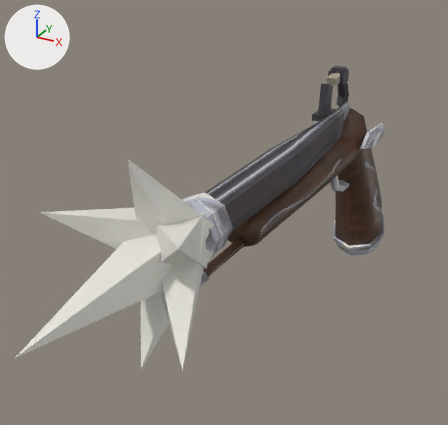
One commit to the glTF model design/proben/grafik/pistole-431/pistol.glb: the scene before it, then after it.
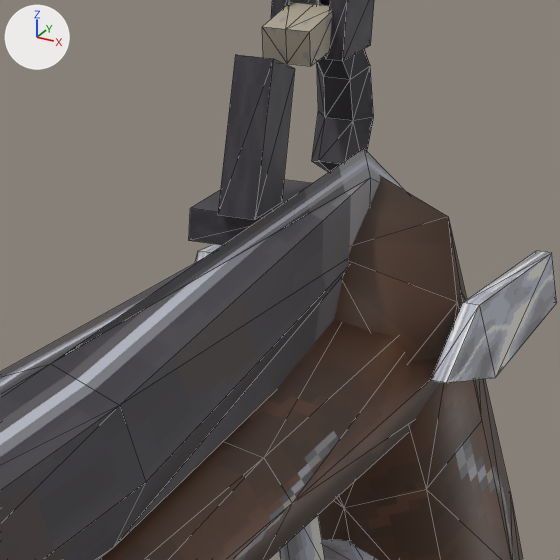
There are two pictures of each version: one whole from a 50 mm camera at (0.1538, -0.5236, 0.1497) aimed at (-0.0377, -0.1755, -0.0244), one close up on the part from 61% to 86% of the width and 17% to 43% of the height. Every picture has the same lights, and +X, +Y and +Z are marked at upper left. The first two pictures are the older version. The close-ups show mesh edges as thin lines. Vertices at exactly the same position are counted once.

Names of what the first close-up shows: 'barrel', 'cock', 'fittings', 'stock'.
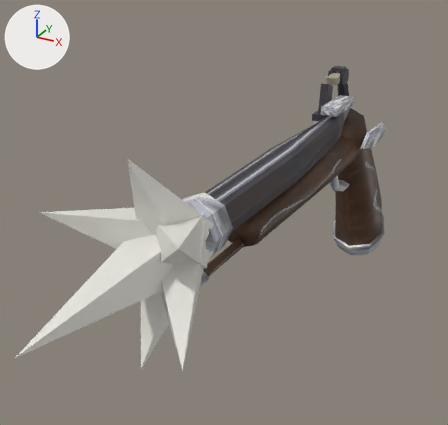
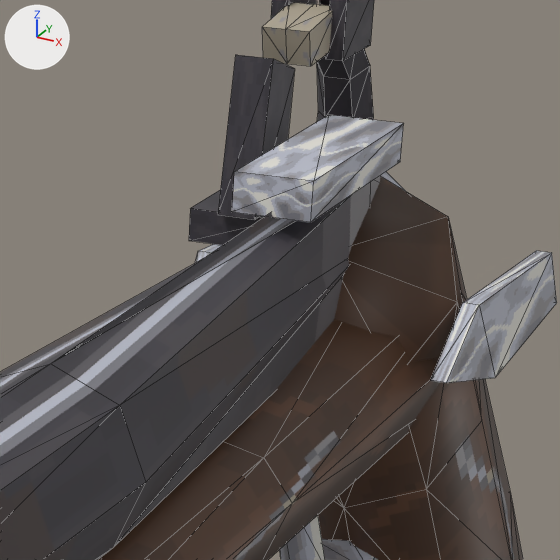
Changed parts and their boxes (x1, y1, x2, y2) in the close-ups (560 x 560 px):
```json
{"part": 1, "of": "me_fittings", "change": "added", "after": [232, 115, 404, 222]}
```

Edits to the scene script, one JSON object a line:
```json
{"block": "me_fittings", "where": "# used by ob_fittings; location = (0.0, 0.0, 0.0)"}
{"op": "remove", "block": "me_fittings", "code": "me_fittings.from_pydata(...)  # 121 vertices, 202 faces; spans x -0.026..0.026, y -0.281..0.079, z -0.137..0.045"}
{"op": "add", "block": "me_fittings", "code": "me_fittings.from_pydata(...)  # 129 vertices, 214 faces; spans x -0.026..0.026, y -0.281..0.079, z -0.137..0.045"}
{"block": "me_fittings", "change": "me_fittings part 1: a new loose piece, a box spanning x -0.0063..0.0063, y -0.0792..-0.036, z 0.027..0.0333, in mat_pistol (picture img_pistol)"}
```
